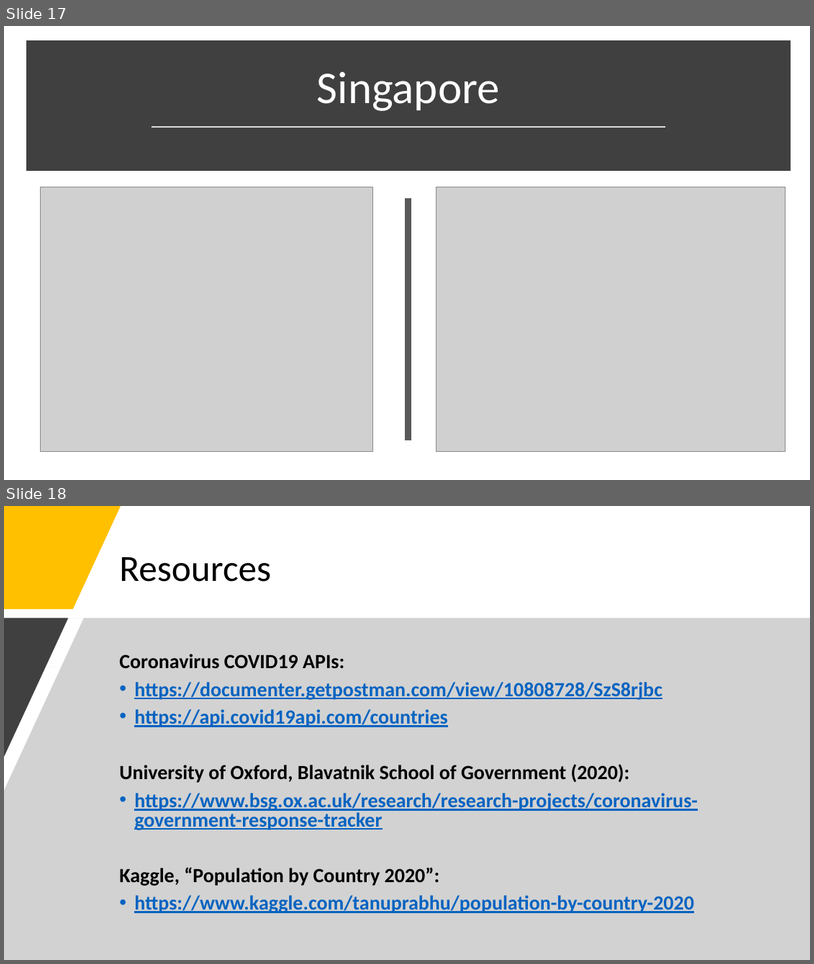
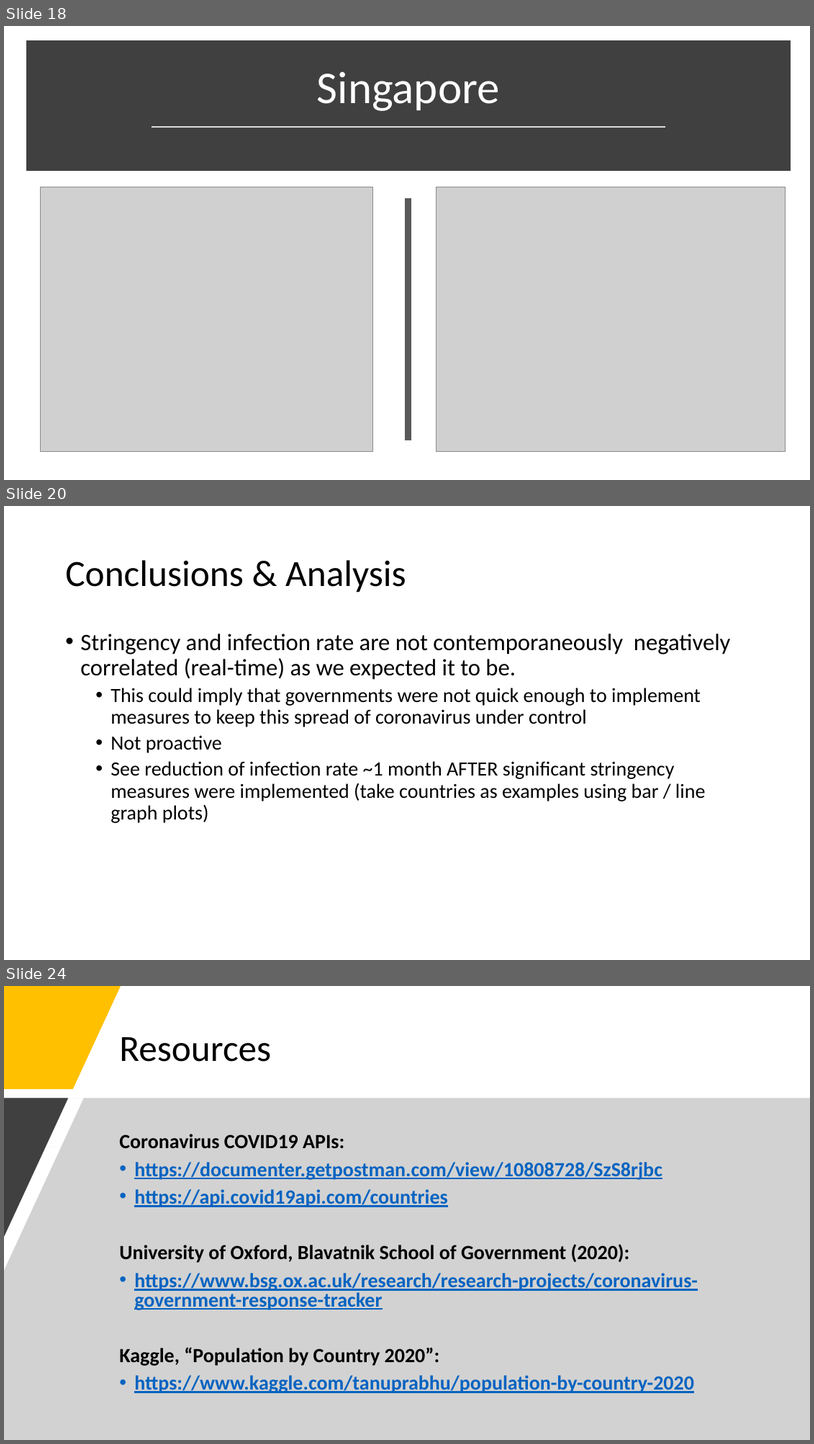
Before and after one commit to mirahmed07/project_covid_global, a slide deck: COVID-19_Presentation_DRAFT.pptx. Shown one above the other, each under a label of ours: slides 17 and 18 before the commit, slides 18, 20 and 24 after it; the slides between them are not shown. The pictures are 814x964 and 814x1444 pixels, drawn with LibreOffice and Linux fonts; fonts in the diff are those of the drawing; grey boxes stand for pictures. Boxes give left, top, right and bottom in pixels: in the first picture for what was removed or moved away, otherwise in the second. Text is boxed around its words. In the diff, an @@ line names an element or a change of style, - is before the commit and + after.

```diff
--- a/COVID-19_Presentation_DRAFT.pptx
+++ b/COVID-19_Presentation_DRAFT.pptx
@@ slide 20 added at [4,506,810,960], background #FFFFFF @@
@@ title added at [65,560,406,592], 44 pt, text #000000 @@
+Conclusions & Analysis
@@ text added at [80,633,731,823], 24 pt, text #000000 @@
+• Stringency and infection rate are not contemporaneously negatively correlated (real-time) as we expected it to be.
+  • This could imply that governments were not quick enough to implement measures to keep this spread of coronavirus under control
+  • Not proactive
+  • See reduction of infection rate ~1 month AFTER significant stringency measures were implemented (take countries as examples using bar / line graph plots)
@@ what was slide 17 is now slide 18 @@
@@ what was slide 18 is now slide 24 @@
```
Also in this commit, not shown: 7 slides changed, 5 other slides added.
